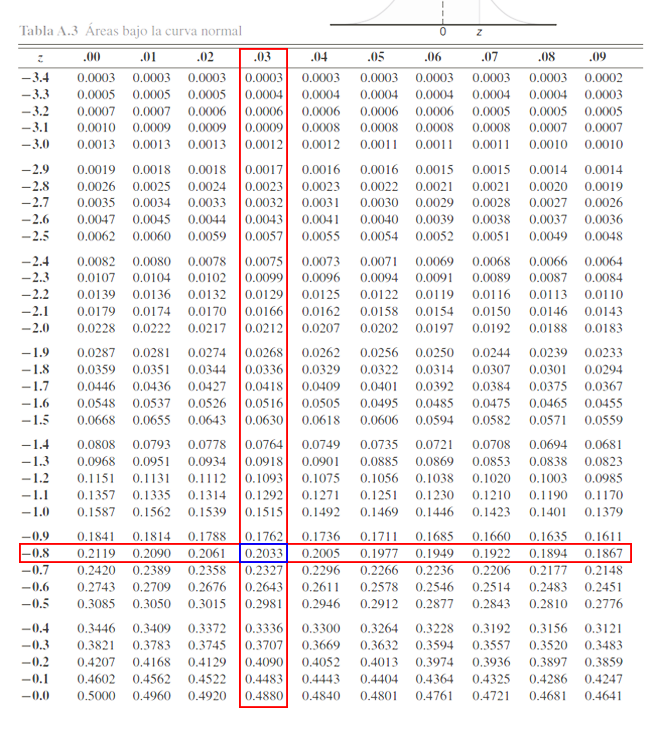
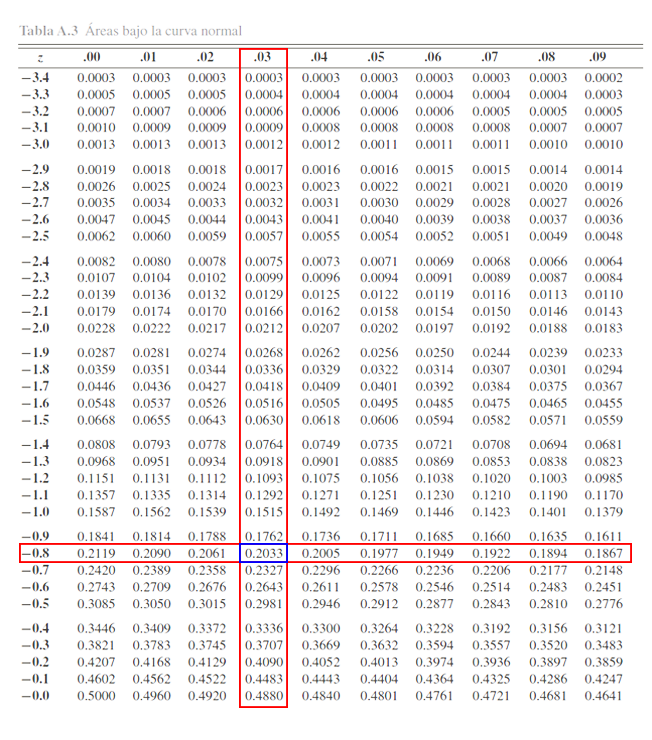
Layers edited between the first and the second (652, 740) image:
painted on "Capa 10" over [329, 0, 558, 36]
